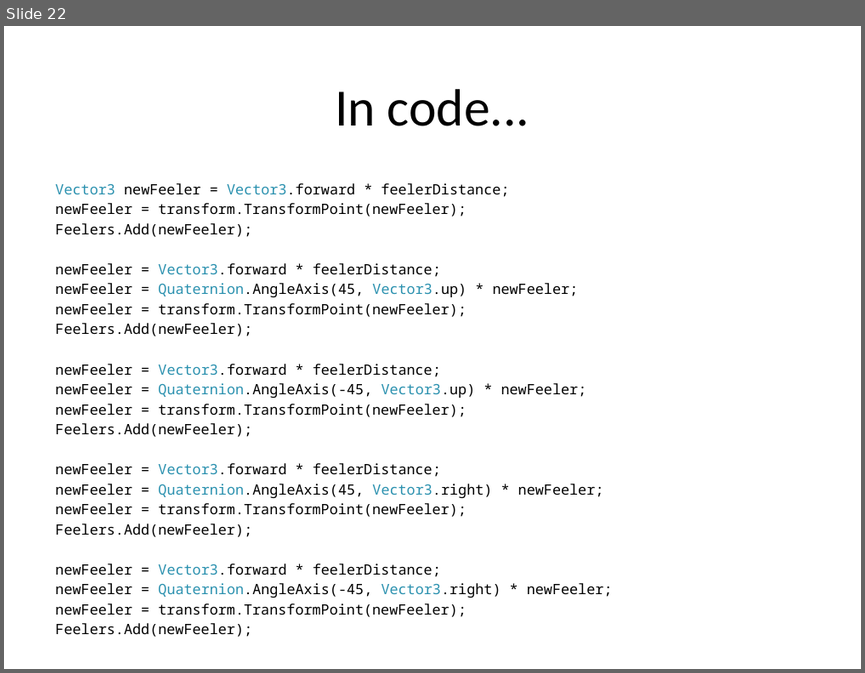
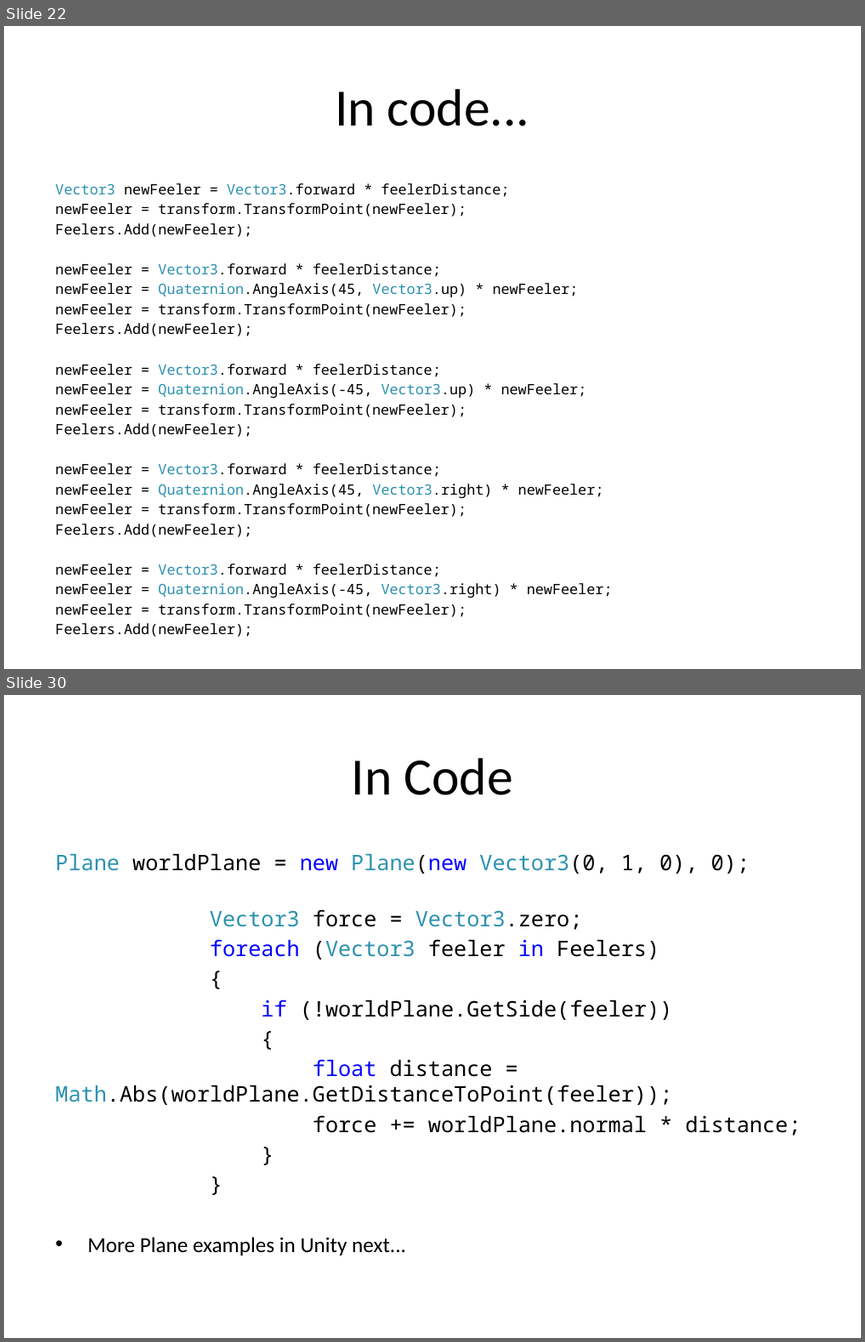
Before and after one commit to skooter500/UnitySteeringBehaviours, a slide deck: Lectures/Game AI 3.pptx. Shown one above the other, each under a label of ours: slide 22 before the commit, slides 22 and 30 after it; the slides between them are not shown. The pictures are 865x673 and 865x1342 pixels, drawn with LibreOffice and Linux fonts; fonts in the diff are those of the drawing; background and template pictures are left out. Boxes give left, top, right and bottom in pixels: in the first picture for what was removed or moved away, otherwise in the second. Text is boxed around its words. In the diff, an @@ line names an element or a change of style, - is before the commit and + after.

```diff
--- a/Lectures/Game AI 3.pptx
+++ b/Lectures/Game AI 3.pptx
@@ slide 30 added at (4,695,861,1338), background #FFFFFF @@
@@ title added at (352,758,513,795), 44 pt, text #000000 @@
+In Code
@@ text added at (55,854,800,1255), 18 pt, text #000000 @@
+Plane worldPlane = new Plane(new Vector3(0, 1, 0), 0);
+Vector3 force = Vector3.zero;
+foreach (Vector3 feeler in Feelers)
+{
+if (!worldPlane.GetSide(feeler))
+{
+float distance = Math.Abs(worldPlane.GetDistanceToPoint(feeler));
+force += worldPlane.normal * distance;
+}
+}
+• More Plane examples in Unity next...
```
Also in this commit, not shown: 7 slides changed, 14 other slides added, 2 other files.
